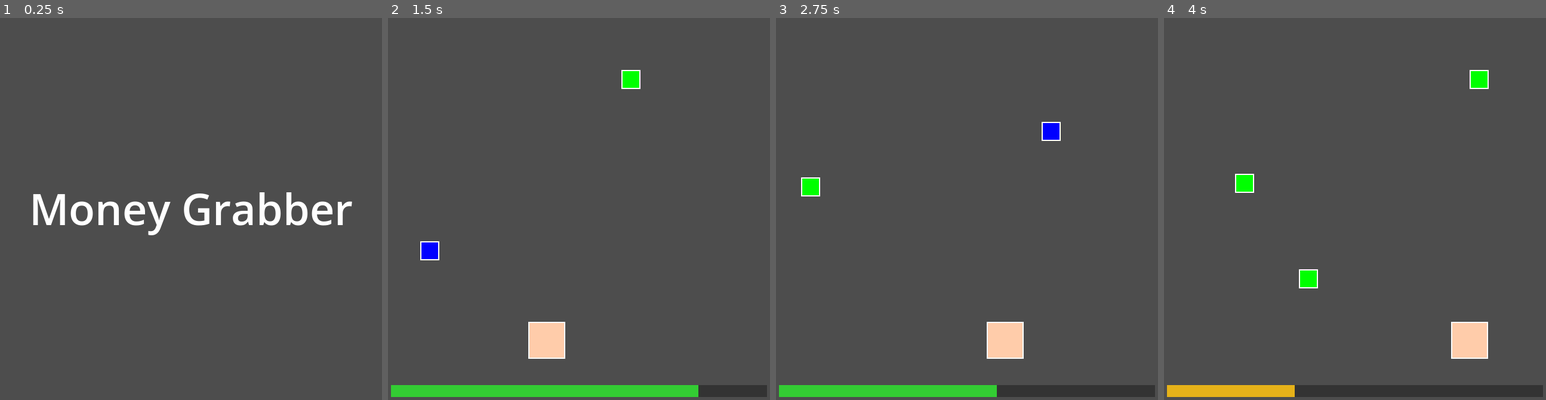
Above: before the commit, frames 1-4 (left to right).
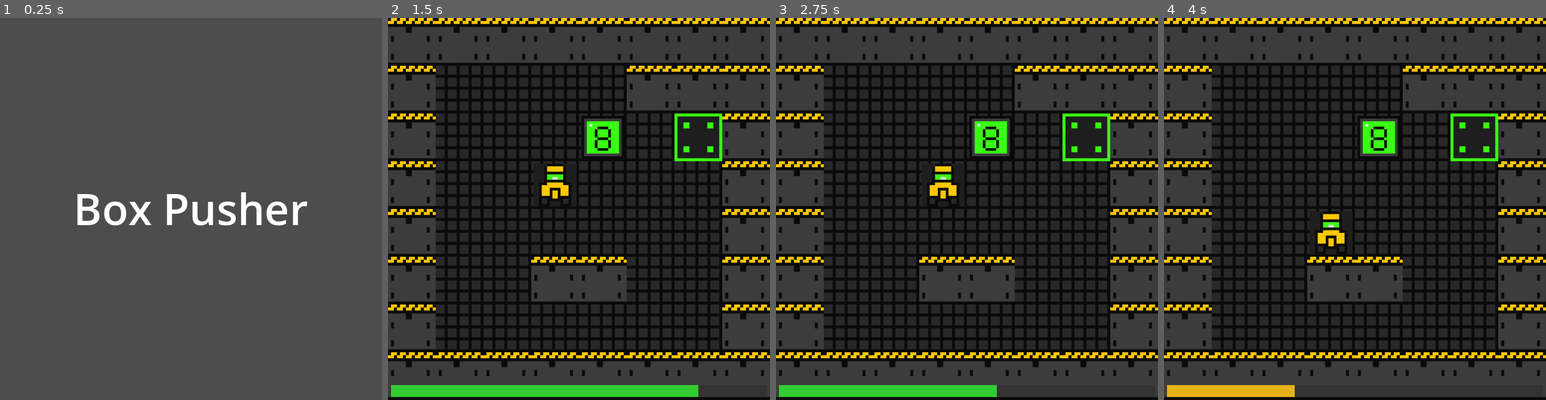
Above: after the commit, the same moments.

Repository: Tombarr/ai-microgames
Game: Godot game, scene res://main.tscn
Same seed, same stepped clock (60 frames per second), same inputs: the game is played once before the commit and once after it.
Inputs (mouse positions are in pixels of both pictures, inside the frame that each line leads up to):
- Up to frame 1 (0.25 s): no input
- Up to frame 2 (1.5 s): tap Enter (ui_accept) at 0.5, 0.77, 1.07 s; move the mouse to (663, 189) at 0.52 s; hold Up (ui_up) 0.53-1.25 s; click (663, 189) at 0.67 s; drag from (502, 228) to (663, 338) at 1.27 s
- Up to frame 3 (2.75 s): move the mouse to (1005, 124) at 2.02 s; hold Down (ui_down) from 2.03 s (still down)
- Up to frame 4 (4 s): release Down (ui_down) at 2.75 s; drag from (1335, 285) to (1198, 186) at 2.77 s; move the mouse to (1469, 266) at 3.52 s; hold Up (ui_up) from 3.53 s (still down); tap Enter (ui_accept) at 3.77 s

The runs differ from the first frame. In frame 1, 3.6% of the frame differs, in the area x 8-93%, y 45-57%; in frame 2, 65%; in frame 3, 65%; in frame 4, 65%, in the area x 0-100%, y 0-100%.

Commit message:
add infinite jump to list and debugger

Diff:
--- a/shared/scripts/director.gd
+++ b/shared/scripts/director.gd
@@ -11,6 +11,7 @@
 	"box_pusher",
 	"flappy_bird",
 	"geo_stacker",
+	"infinite_jump2",
 	"money_grabber",
 	"sample_ai_game",
 ]
--- a/shared/scripts/game_debugger.gd
+++ b/shared/scripts/game_debugger.gd
@@ -89,15 +89,10 @@
 	for child in game_list_container.get_children():
 		child.queue_free()
 
-	# Get game list from Director's static list
+	# Get game list from Director's GAME_LIST constant
+	var director = get_parent()
 	var games_dir = "res://games/"
-	var game_list = [
-		"box_pusher",
-		"flappy_bird",
-		"geo_stacker",
-		"money_grabber",
-		"sample_ai_game",
-	]
+	var game_list = director.GAME_LIST if director else []
 
 	for game_id in game_list:
 		var scene_path = games_dir + game_id + "/main.tscn"
